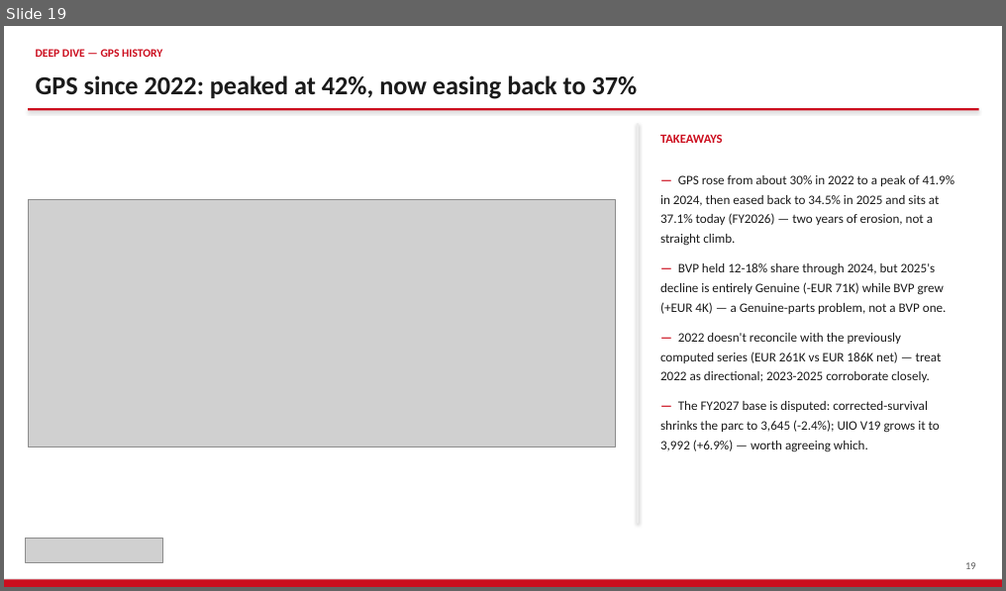
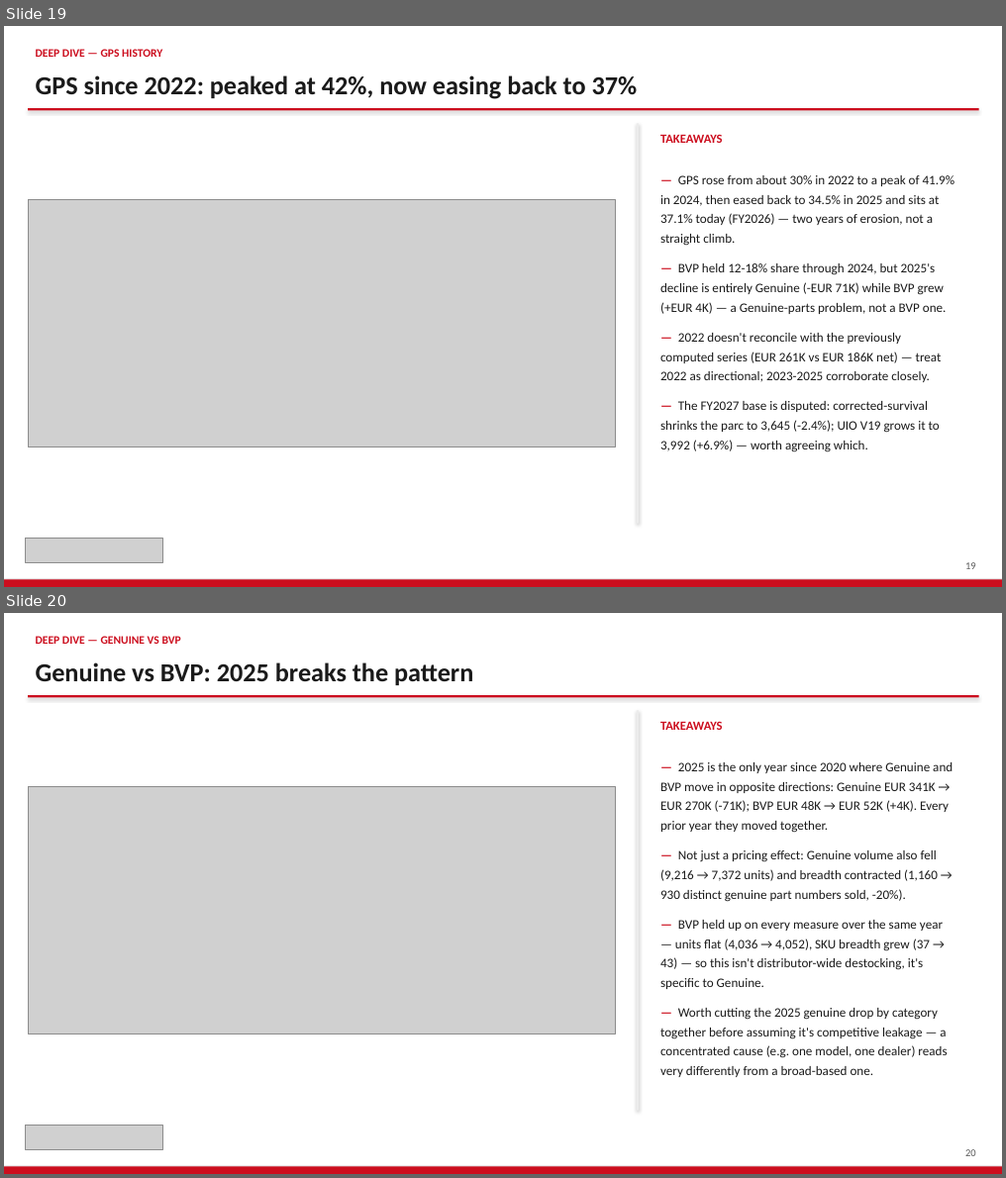
Before and after one commit to jeromio1987/ISZE, a slide deck: 09_meetings/HUNGARY_Sales_Review_2026/ISZE_HUNGARY_Sales_Review_FY2027.pptx. Shown one above the other, each under a label of ours: slide 19 before the commit, slides 19 and 20 after it. The pictures are 1006x591 and 1006x1178 pixels, drawn with LibreOffice and Linux fonts; fonts in the diff are those of the drawing; grey boxes stand for pictures. Boxes give left, top, right and bottom in pixels: in the first picture for what was removed or moved away, otherwise in the second. Text is boxed around its words. In the diff, an @@ line names an element or a change of style, - is before the commit and + after.

```diff
--- a/09_meetings/HUNGARY_Sales_Review_2026/ISZE_HUNGARY_Sales_Review_FY2027.pptx
+++ b/09_meetings/HUNGARY_Sales_Review_2026/ISZE_HUNGARY_Sales_Review_FY2027.pptx
@@ slide 20 added at (4,613,1002,1174), background #FFFFFF @@
@@ text added at (36,636,181,644), 11 pt, text #CC0E1E, bold @@
+DEEP DIVE — GENUINE VS BVP
@@ text added at (36,663,473,685), 25 pt, text #1A1A1A, bold @@
+Genuine vs BVP: 2025 breaks the pattern
@@ rectangle added at (28,695,979,697), fill #CC0E1E @@
@@ rectangle added at (637,710,638,1111), fill #ECECEC @@
@@ text added at (660,721,723,730), 12 pt, text #CC0E1E, bold @@
+TAKEAWAYS
@@ picture added at (28,786,616,1035) @@
@@ text added at (660,762,952,1077), 12.5 pt, text #1A1A1A @@
+— 2025 is the only year since 2020 where Genuine and BVP move in opposite directions: Genuine EUR 341K → EUR 270K (-71K); BVP EUR 48K → EUR 52K (+4K). Every prior year they moved together.
+— Not just a pricing effect: Genuine volume also fell (9,216 → 7,372 units) and breadth contracted (1,160 → 930 distinct genuine part numbers sold, -20%).
+— BVP held up on every measure over the same year — units flat (4,036 → 4,052), SKU breadth grew (37 → 43) — so this isn't distributor-wide destocking, it's specific to Genuine.
+— Worth cutting the 2025 genuine drop by category together before assuming it's competitive leakage — a concentrated cause (e.g. one model, one dealer) reads very differently from a broad-based one.
@@ picture added at (25,1126,162,1150) @@
@@ rectangle added at (4,1167,1002,1174), fill #CC0E1E @@
@@ text added at (965,1150,976,1157), 10 pt, text #5A5A5A @@
+20
```
Also in this commit, not shown: 1 slide changed, 2 other files.
